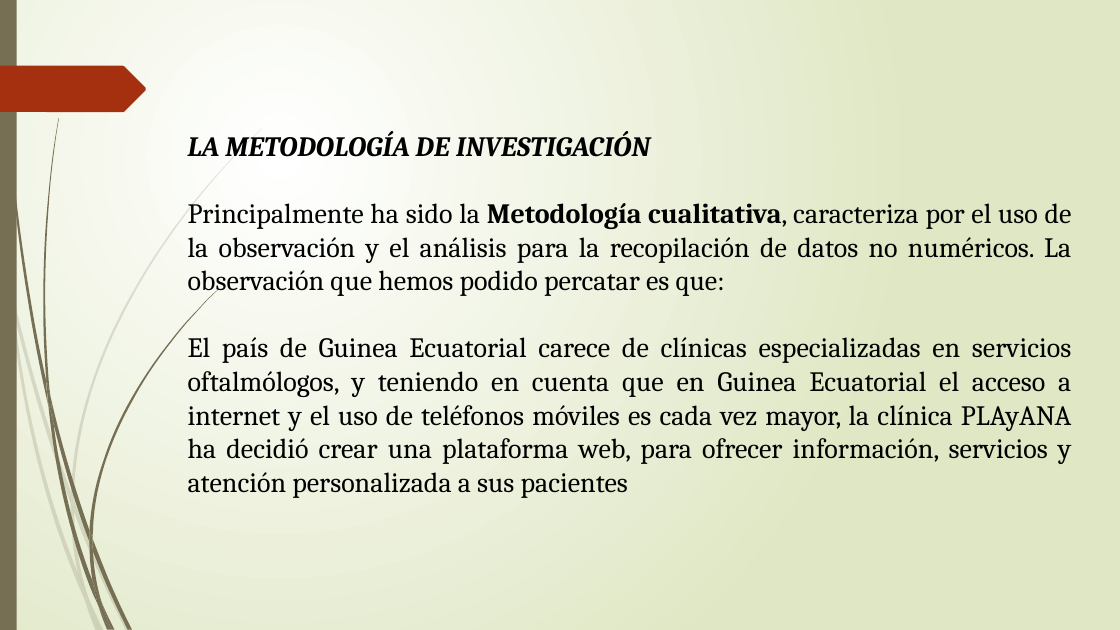
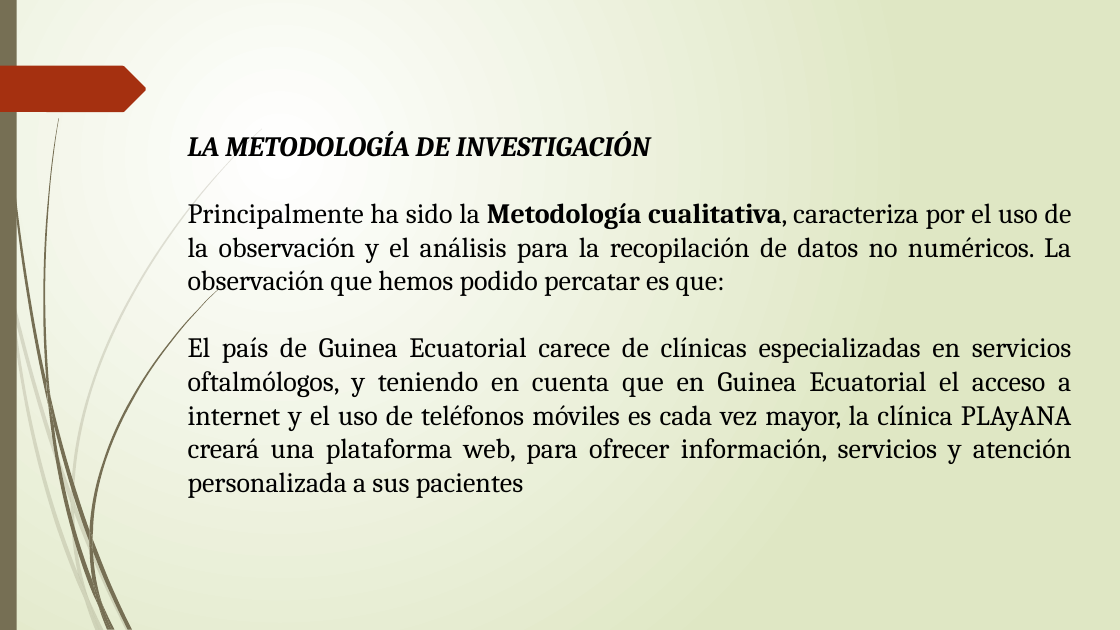
Before and after one commit to anatrinimaye/playana, a slide deck: slide 4 of docs/presentacion.pptx. Drawn at 1120x630 pixels with LibreOffice and Linux fonts; fonts in the diff are those of the drawing. Boxes give left, top, right and bottom in pixels: in the first picture for what was removed or moved away, otherwise in the second. Text is boxed around its words. In the diff, an @@ line names an element or a change of style, - is before the commit and + after.

```diff
--- a/docs/presentacion.pptx
+++ b/docs/presentacion.pptx
@@ text at (188, 337, 1072, 498): text changed @@
-  El país de Guinea Ecuatorial carece de clínicas especializadas en servicios oftalmólogos, y teniendo en cuenta que en Guinea Ecuatorial el acceso a internet y el uso de teléfonos móviles es cada vez mayor, la clínica PLAyANA ha decidió crear una plataforma web, para ofrecer información, servicios y atención personalizada a sus pacientes
+  El país de Guinea Ecuatorial carece de clínicas especializadas en servicios oftalmólogos, y teniendo en cuenta que en Guinea Ecuatorial el acceso a internet y el uso de teléfonos móviles es cada vez mayor, la clínica PLAyANA creará una plataforma web, para ofrecer información, servicios y atención personalizada a sus pacientes
```
Also in this commit, not shown: 4 other files.
